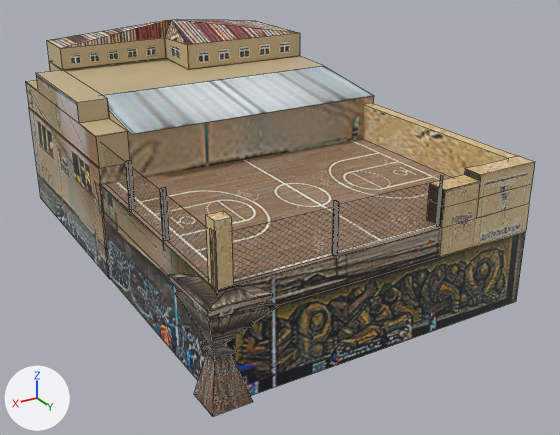
The FBX model VIDEOJUEGO/Assets/Models/Story1/Edificios/edificioymca.fbx: old version first, new version second.
The view is the same before and after, from a camera (50 mm lens) standing at (20.6, 41.5, 24.4) and looking at (-4.9, -1.0, 3.1). Arrows for +X, +Y and +Z are at lower left; the lights stay in place. Mesh edges are drawn as thin lines. Where no turn or scale is listed for an object, it has been applied to the vertices.
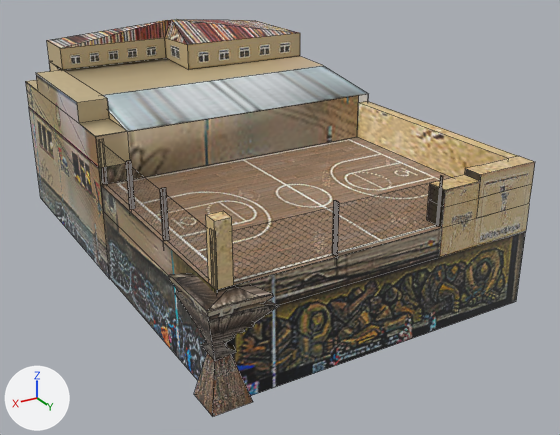
Location of each change, [x1, y1, x2, y2] in pixels of the pictures (560 x 435 px):
part 1 of me_cube_001, built on
    both: [99, 66, 517, 380]

The change, as a diff of the scene's bpy script:
```diff
--- a/VIDEOJUEGO/Assets/Models/Story1/Edificios/edificioymca.fbx.py
+++ b/VIDEOJUEGO/Assets/Models/Story1/Edificios/edificioymca.fbx.py
@@ me_cube_001 @@
 # used by ob_cube; location = (0.0, 0.0, 0.0)
 # verts and faces of me_cube_001; kept vertices keep their numbers, new ones are numbered from 308
 # before: 0 (-14.5, -4.4, 0.1), 1 (-14.5, -4.4, 6.7), 4 (6.5, -4.4, 0.1) at pixel (108, 276), 5 (6.5, -4.4, 6.7) at pixel (99, 183), 8 (-14.5, -4.4, 4.9)
 # before: 11 (6.5, -4.4, 4.9) at pixel (101, 209), 36 (-13.6, -4.4, 6.7), 40 (-13.6, -4.4, 9.4), 41 (-14.5, -4.4, 9.4), 150 (6.4, -4.4, 6.2)
 # before: 151 (6.4, -4.4, 9.7), 152 (6.3, -4.5, 6.2), 153 (6.3, -4.5, 9.7), 154 (6.1, -4.5, 6.2), 155 (6.1, -4.5, 9.7)
 # before: 156 (6.0, -4.4, 6.2), 157 (6.0, -4.4, 9.7), 158 (6.1, -4.4, 6.2), 159 (6.1, -4.4, 9.7), 160 (6.3, -4.4, 6.2)
 # before: 161 (6.3, -4.4, 9.7), 257 (-14.5, -4.1, 0.0), 259 (6.5, -4.1, 0.0) at pixel (109, 279), 279 (6.5, -4.1, 7.9) at pixel (99, 168), 280 (4.4, -4.1, 7.9)
 # before: 281 (4.5, -4.1, 10.0) at pixel (127, 131), 285 (4.5, -3.4, 10.0) at pixel (131, 134), 287 (-14.5, -3.4, 10.0) at pixel (374, 95)
-me_cube_001.from_pydata(...)  # 308 vertices, 178 faces; spans x -14.5..7.6, y -21.2..13.4, z 0.0..14.3
+me_cube_001.from_pydata(...)  # 312 vertices, 179 faces; spans x -14.5..7.6, y -21.2..13.4, z 0.0..14.3
+# me_cube_001 part 1
+delete_faces([(257, 287, 285, 281, 280, 279, 259)])
+for i in [0, 1, 8]: verts[i] += (0.1, 0.3, 0.0)
+for i in [4, 5, 11, 36, 40, 41, *range(152, 156), *range(158, 162)]: verts[i] += (0.0, 0.3, 0.0)
+for i in [150, 151, 156, 157]: verts[i] += (0.0, 0.2, 0.0)
+verts[285] = (4.5, -4.1, 10.0)  # moved, pixel (127, 131)
+verts[287] = (-14.5, -4.0, 10.0)  # moved, pixel (368, 93)
+verts[308] = (6.5, -4.1, 10.0)  # pixel (95, 136)
+verts[309] = (-13.6, -4.1, 10.0)  # pixel (358, 95)
+verts[310] = (-14.5, -4.1, 6.7)
+verts[311] = (-14.5, -4.1, 10.0)  # pixel (368, 93)
+faces += [(5, 36, 309, 308)]  # mat_material_005 (picture img_edificioymca2_jpg)
+faces += [(36, 310, 311, 309)]  # mat_material (picture img_edificioymca1_jpg)
 me_cube_001.materials.append(mat_material)
```
